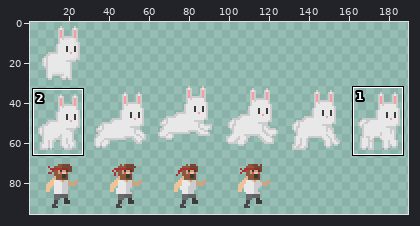
One commit to this sprite sheet: res/image.png. Above: a wide view before the commit, with the close-up outlined.
Close-up. Old version:
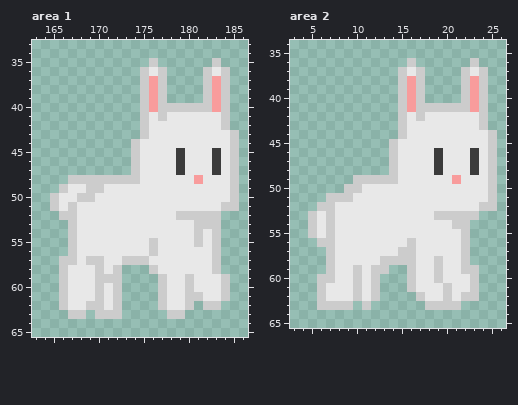
The file is 256x96 pixels. Shown: area 1: x 163..186, y 33..65; area 2: x 3..26, y 34..65. The wide view leaves out empty margins. The commit also changed other parts of the picture, which this record leaves out.
Once edited:
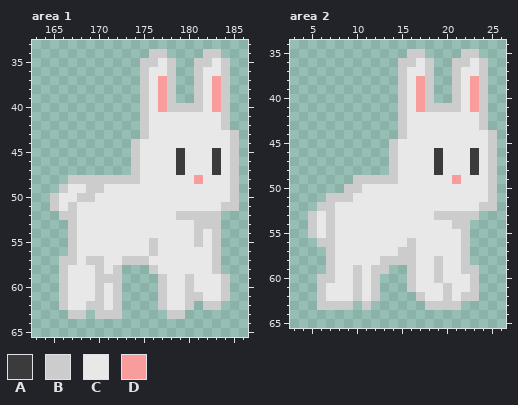
Palette (. is transparent): A #3b3b3b  B #cccccc  C #e8e8e8  D #f89c9c
Change:
--- area 1
@@ x 173..186 @@
 33 ..............
-34 ..............
-35 ...B......B...
-36 ..BCB....BCB..
-37 ..BDB....BDB..
-38 ..BDB....BDB..
-39 ..BDB....BDB..
-40 ..BDBBBBBBDB..
-41 ..BCBCCCCCCB..
+34 ...BB....BB...
+35 ..BBCB..BBCB..
+36 ..BCCB..BCCB..
+37 ..BCDB..BCDB..
+38 ..BCDB..BCDB..
+39 ..BCDB..BCDB..
+40 ..BCDBBBBCDB..
+41 ..BCCCCCCCCB..
 42 ..BCCCCCCCCB..
--- area 2
@@ x 13..26 @@
 34 ..............
-35 ..............
-36 ...B......B...
-37 ..BCB....BCB..
-38 ..BDB....BDB..
-39 ..BDB....BDB..
-40 ..BDB....BDB..
-41 ..BDBBBBBBDB..
-42 ..BCBCCCCCCB..
+35 ...BB....BB...
+36 ..BBCB..BBCB..
+37 ..BCCB..BCCB..
+38 ..BCDB..BCDB..
+39 ..BCDB..BCDB..
+40 ..BCDB..BCDB..
+41 ..BCDBBBBCDB..
+42 ..BCCCCCCCCB..
 43 ..BCCCCCCCCB..
